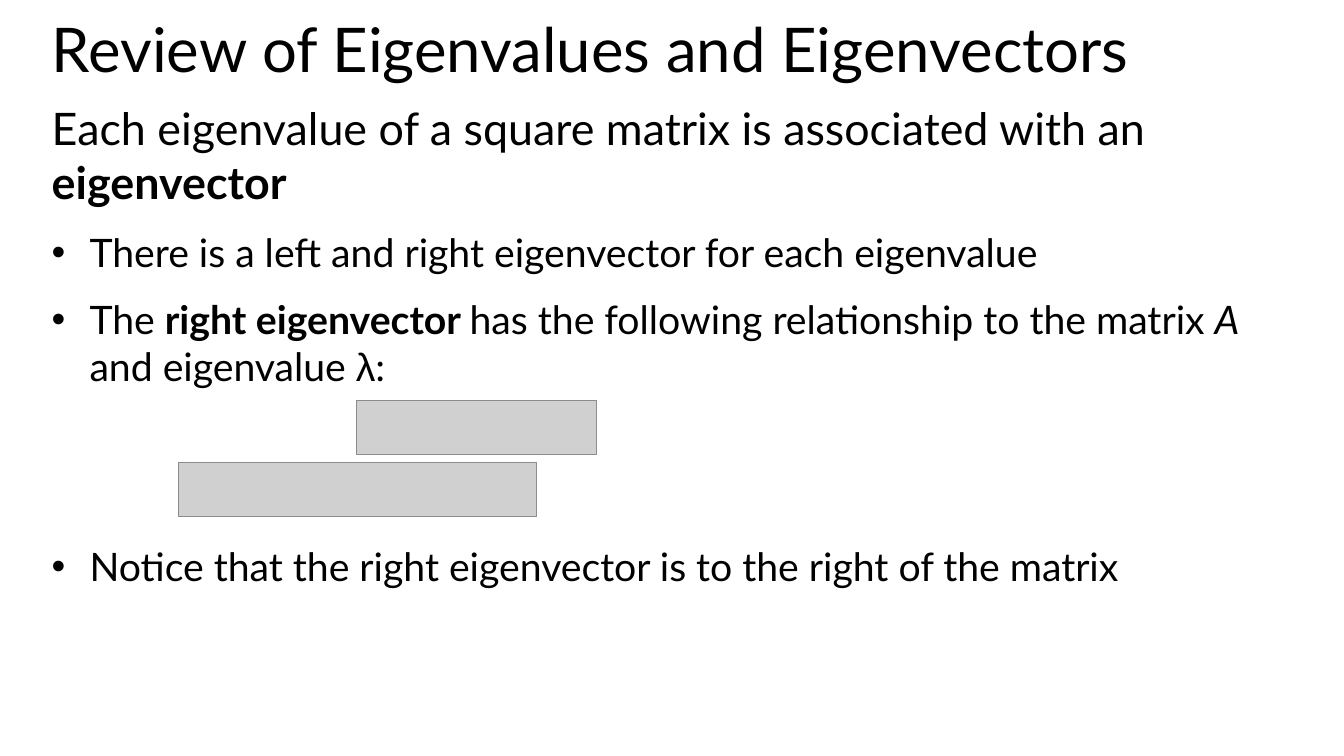
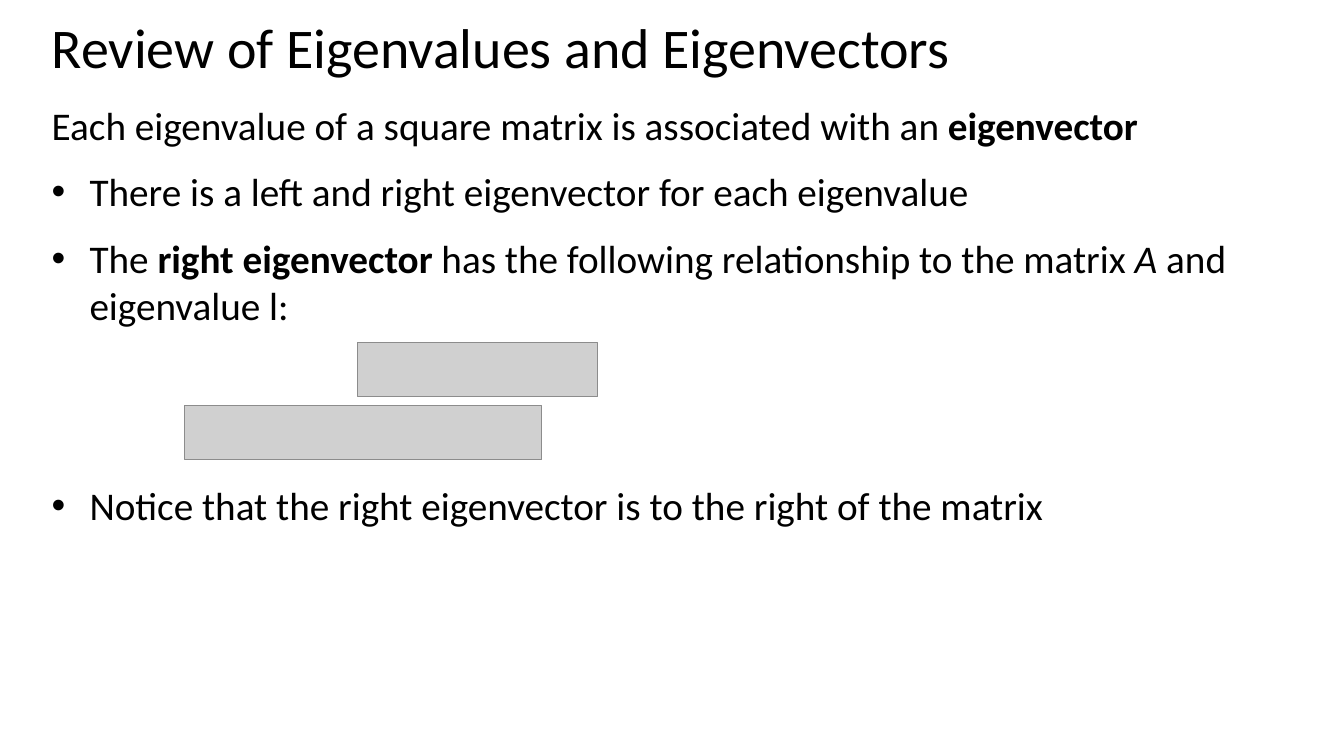
Before and after one commit to StephenElston/CSCI-E-108, a slide deck: slide 51 of slides/6_IntroductionToClustering.pptx (slide 49 before the commit). Drawn at 1344x756 pixels with LibreOffice and Linux fonts; fonts in the diff are those of the drawing; grey boxes stand for pictures. Boxes give left, top, right and bottom in pixels: in the first picture for what was removed or moved away, otherwise in the second. Text is boxed around its words. In the diff, an @@ line names an element or a change of style, - is before the commit and + after.

```diff
--- a/slides/6_IntroductionToClustering.pptx
+++ b/slides/6_IntroductionToClustering.pptx
@@ title "Review of Eigenvalues and Eigenvectors" at [52,29,950,78]: size 44 to 40 pt, font Lato to Calibri @@
@@ text at [52,112,1138,527]: size 32 to 28 pt in "Each eigenvalue of a square matrix is ..."; font Lato to Calibri in "Each eigenvalue of a square matrix is ...", "There is a left and right eigenvector ...", "Notice that the right eigenvector is to ..." @@
@@ text at [90,245,1226,327]: text changed; font Lato to Calibri @@
-• The right eigenvector has the following relationship to the matrix A and eigenvalue λ:
+• The right eigenvector has the following relationship to the matrix A and eigenvalue l:
@@ picture: place and size @@
-picture at [357,400,597,455]
+picture at [358,343,598,397]
@@ picture: place and size @@
-picture at [179,463,536,517]
+picture at [185,405,541,460]
```
Also in this commit, not shown: 9 other slides changed, 9 slides added.
